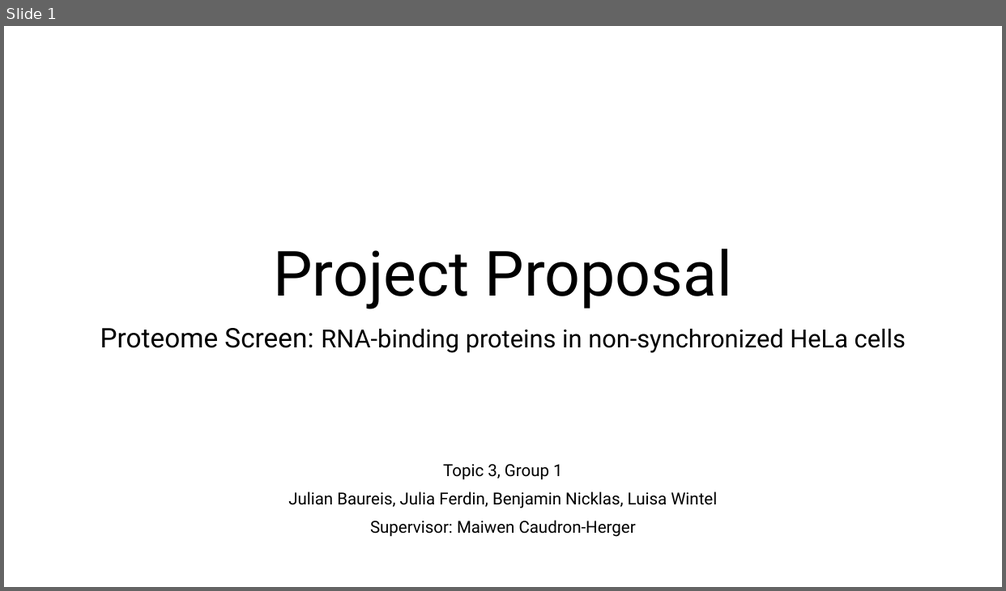
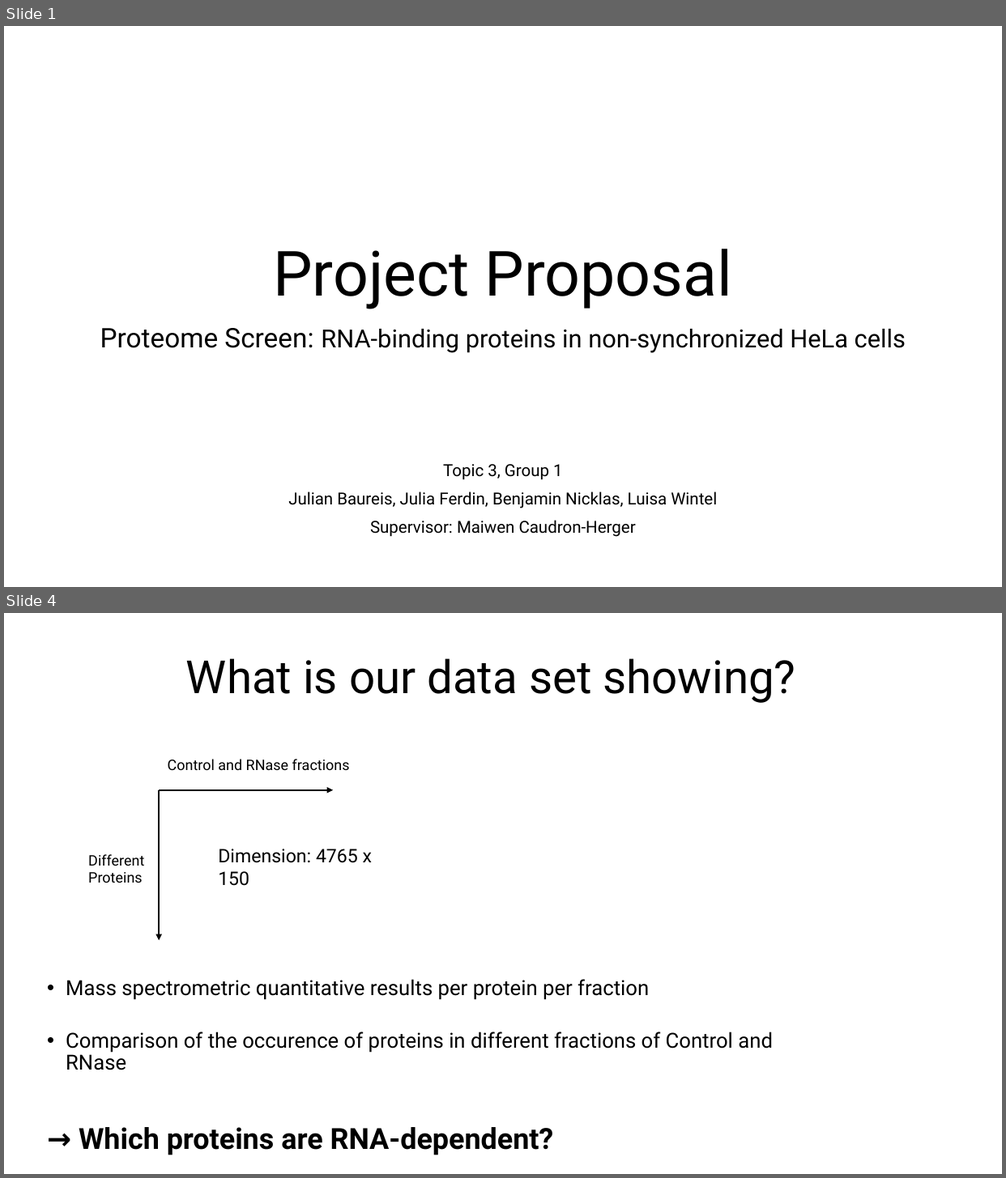
Before and after one commit to MichelaPozzi/2025-topic-03-group-01, a slide deck: Project Proposal Ben.pptx. Shown one above the other, each under a label of ours: slide 1 before the commit, slides 1 and 4 after it; the slides between them are not shown. The pictures are 1006x591 and 1006x1178 pixels, drawn with LibreOffice and Linux fonts; fonts in the diff are those of the drawing. Boxes give left, top, right and bottom in pixels: in the first picture for what was removed or moved away, otherwise in the second. Text is boxed around its words. In the diff, an @@ line names an element or a change of style, - is before the commit and + after.

```diff
--- a/Project Proposal Ben.pptx
+++ b/Project Proposal Ben.pptx
@@ slide 4 added at box(4, 613, 1002, 1174), background #FFFFFF @@
@@ title added at box(186, 658, 796, 703), 44 pt, text #000000 @@
+What is our data set showing?
@@ text added at box(168, 759, 350, 770), 14 pt, text #000000 @@
+Control and RNase fractions
@@ arrow added from (159, 790) to (159, 940), #000000 1.5 pt @@
@@ arrow added from (159, 790) to (334, 790), #000000 1.5 pt @@
@@ text added at box(88, 854, 144, 883), 14 pt, text #000000 @@
+Different Proteins
@@ text added at box(218, 849, 372, 886), 18 pt, text #000000 @@
+Dimension: 4765 x 150
@@ text added at box(66, 979, 773, 1156), 20 pt, text #000000 @@
+• Mass spectrometric quantitative results per protein per fraction
+• Comparison of the occurence of proteins in different fractions of Control and RNase
+→ Which proteins are RNA-dependent?
```
Also in this commit, not shown: 2 slides changed, 1 slide removed.
